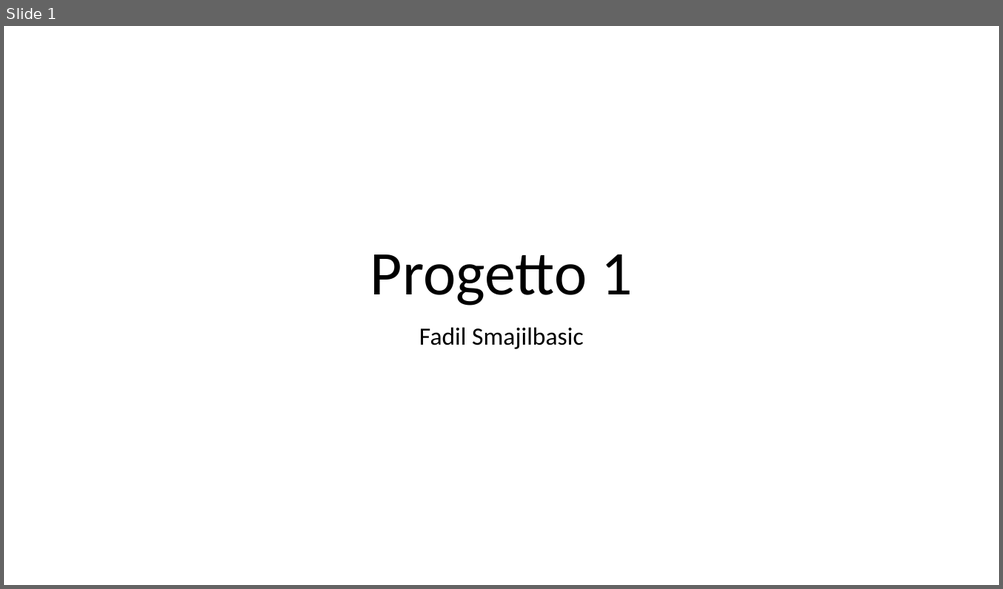
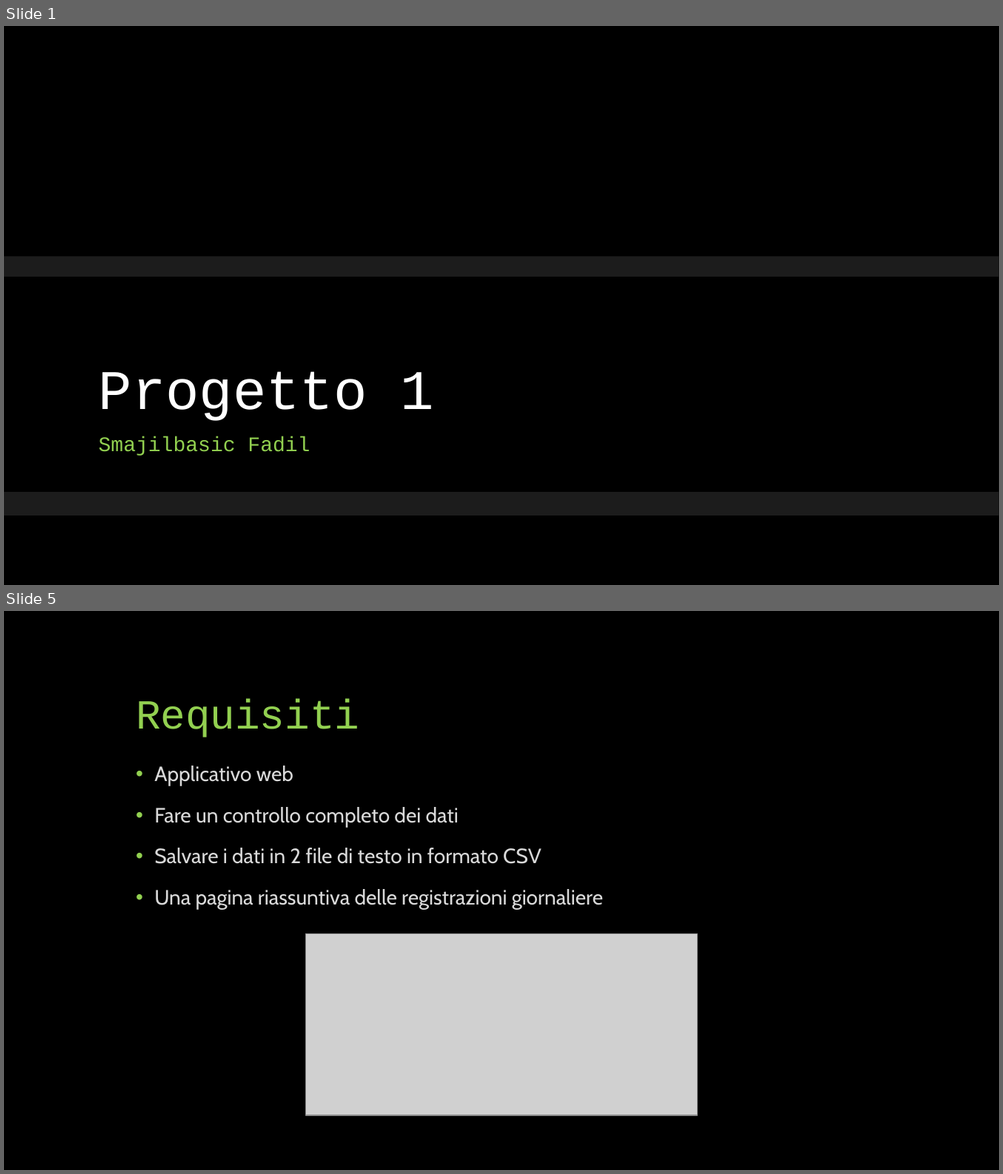
Before and after one commit to FadilSmajilbasic/Progetto1, a slide deck: Documentazione/Presentazione.pptx. Shown one above the other, each under a label of ours: slide 1 before the commit, slides 1 and 5 after it; the slides between them are not shown. The pictures are 1003x589 and 1003x1174 pixels, drawn with LibreOffice and Linux fonts; fonts in the diff are those of the drawing; grey boxes stand for pictures; background and template pictures are left out. Boxes give left, top, right and bottom in pixels: in the first picture for what was removed or moved away, otherwise in the second. Text is boxed around its words. In the diff, an @@ line names an element or a change of style, - is before the commit and + after.

```diff
--- a/Documentazione/Presentazione.pptx
+++ b/Documentazione/Presentazione.pptx
@@ slide 5 added at [4,611,999,1170], background #000000 @@
@@ title added at [136,699,359,738], 40 pt, text #92D050 @@
+Requisiti
@@ text added at [154,766,603,909], 20 pt, text #D9D9D9 @@
+• Applicativo web
+• Fare un controllo completo dei dati
+• Salvare i dati in 2 file di testo in formato CSV
+• Una pagina riassuntiva delle registrazioni giornaliere
@@ picture added at [305,934,697,1116] @@
@@ slide 1 changed as well @@
@@ background #FFFFFF to picture (left out) @@
@@ rectangle added at [4,257,999,516], fill #262626 at 75% opacity @@
@@ rectangle added at [4,277,999,492], fill #000000 @@
@@ title "Progetto 1": place and size @@
-title "Progetto 1" at [370,255,632,306]
+title "Progetto 1" at [99,372,434,421]
@@ title "Progetto 1" at [99,372,434,421]: size 60 to 54 pt, font Calibri to Courier New, text colour #000000 to #FFFFFF; alignment centre to left; line spacing 0.9 to 0.8 @@
@@ subtitle at [99,437,310,456]: text changed; size 24 to 20 pt; font Calibri to Courier New; text colour #000000 to #92D050 @@
-Fadil Smajilbasic
+Smajilbasic Fadil
```
Also in this commit, not shown: 8 other slides added, 1 slide removed, 6 other files.
